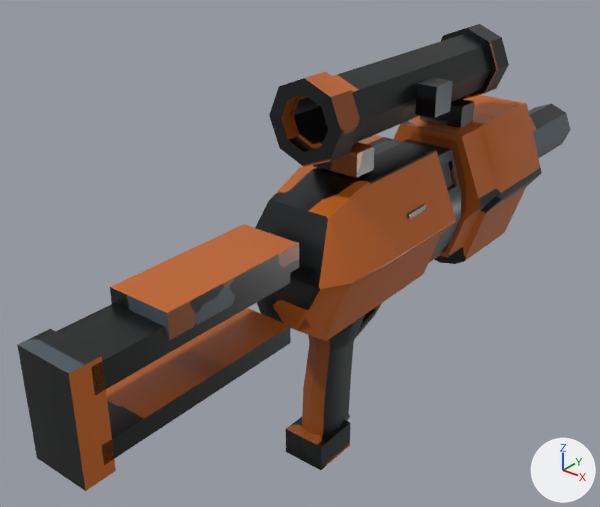
One commit to the Blender file tools/cq_assets/optimized_authoring/scout_pistol.blend: the scene before it, then after it.
One viewpoint serves both versions: a 50 mm lens placed at (0.358, -0.495, 0.397), pointed at (-0.054, 0.021, 0.077). Every picture has the same lights, and +X, +Y and +Z are marked at lower right. The older version comes first.

Objects in the first picture: 'InsertedAmmo', 'scout_pistol' and 1 more.
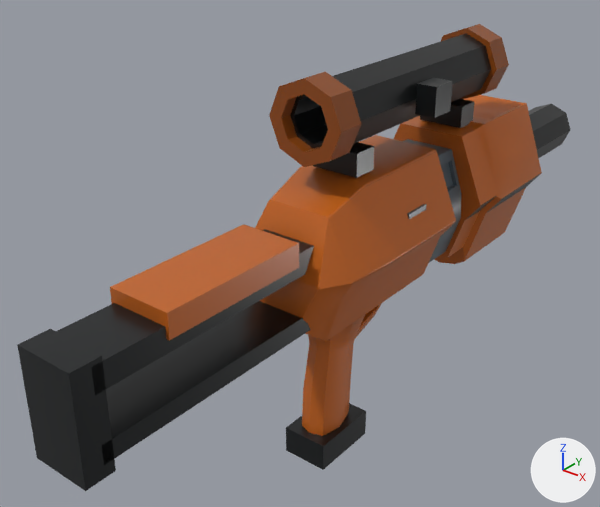
Where the newer file only moved an object's origin or applied its transform, the numbers keep the older frame.

Boxes (x1, y1, x2, y2) around the edits, measured in the pictures (600 x 507 px; the box of a moved part takes in the faces that stretch with it):
'scout_pistol', reshaped, surface changed
    both: (17, 24, 570, 491)
'InsertedAmmo', moved, rescaled (23% wider, 26% taller)
    before: (286, 417, 351, 470)
    after: (286, 403, 366, 470)
part 1 of me_receiver_001, moved or reshaped
    before: (56, 273, 291, 465)
    after: (56, 229, 314, 465)
part 2 of me_receiver_001, surface changed
    both: (17, 24, 570, 491)

The change, as a list of edits to the scene's bpy script:
```text
Change me_receiver_001:
    where me_receiver_001.from_pydata(...)  # 471 vertices, 369 faces; spans x -0.06..0.06, y -0.277..0.415, z -0.077..0.253
    used by ob_scout_pistol; location = (0.0, 0.0, 0.0)
    before: 441 (-0.024, -0.087, 0.118), 442 (-0.024, -0.087, 0.137), 445 (0.024, -0.087, 0.118) at pixel (290, 283), 446 (0.024, -0.087, 0.137), 449 (-0.024, -0.087, 0.068)
    before: 450 (-0.024, -0.087, 0.083), 453 (0.024, -0.087, 0.068) at pixel (290, 342), 454 (0.024, -0.087, 0.083) at pixel (290, 325)
    me_receiver_001 part 1
    add for i in [441, 442, 445, 446, 449, 450, 453, 454]: me_receiver_001.vertices[i].co += Vector((0.0, 0.039, 0.0))
    me_receiver_001 part 2: texture (UV) coordinates of 363 of 369 faces, centred in x -0.056..0.056, y -0.277..0.415, z -0.076..0.249, changed; they spanned u 0.0..1.0, v 0.0..1.0 and now span u 0.0..1.0, v 0.0..1.0
Change me_receiver_003:
    used by ob_insertedammo; location = (0.0, -0.021, -0.0717)
    remove me_receiver_003.from_pydata(...)  # 8 vertices, 6 faces; spans x -0.0196..0.0196, y -0.0214..0.0213, z -0.0126..0.0126
    add me_receiver_003.from_pydata(...)  # 8 vertices, 6 faces; spans x -0.0206..0.0206, y -0.0319..0.0319, z -0.0126..0.0126
    me_receiver_003 part 3: the whole mesh is scaled about its middle by (1.05, 1.49, 1)
Change ob_insertedammo:
    ob_insertedammo.location: (0.0, -0.021, -0.0717) -> (0.0, -0.0088, -0.0717)
```
